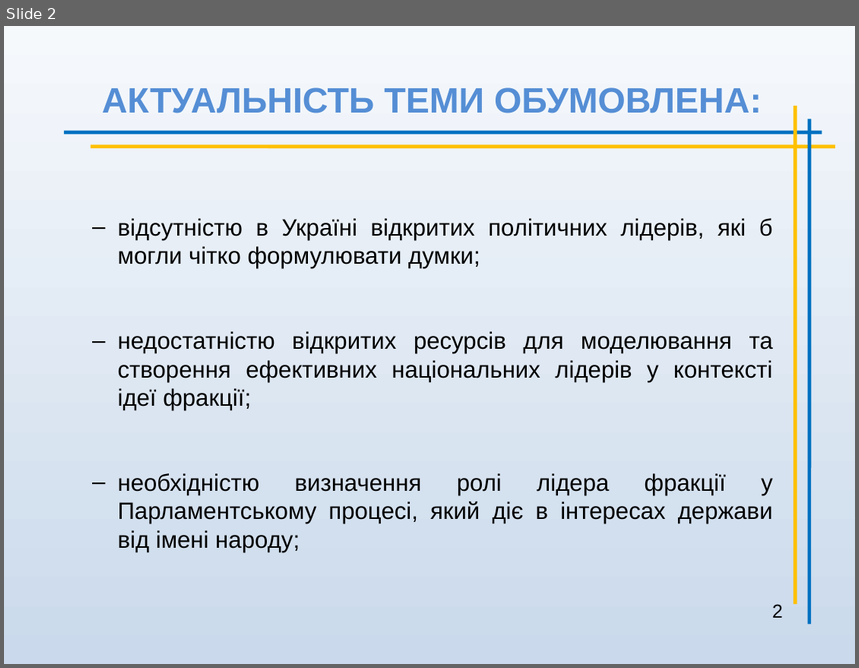
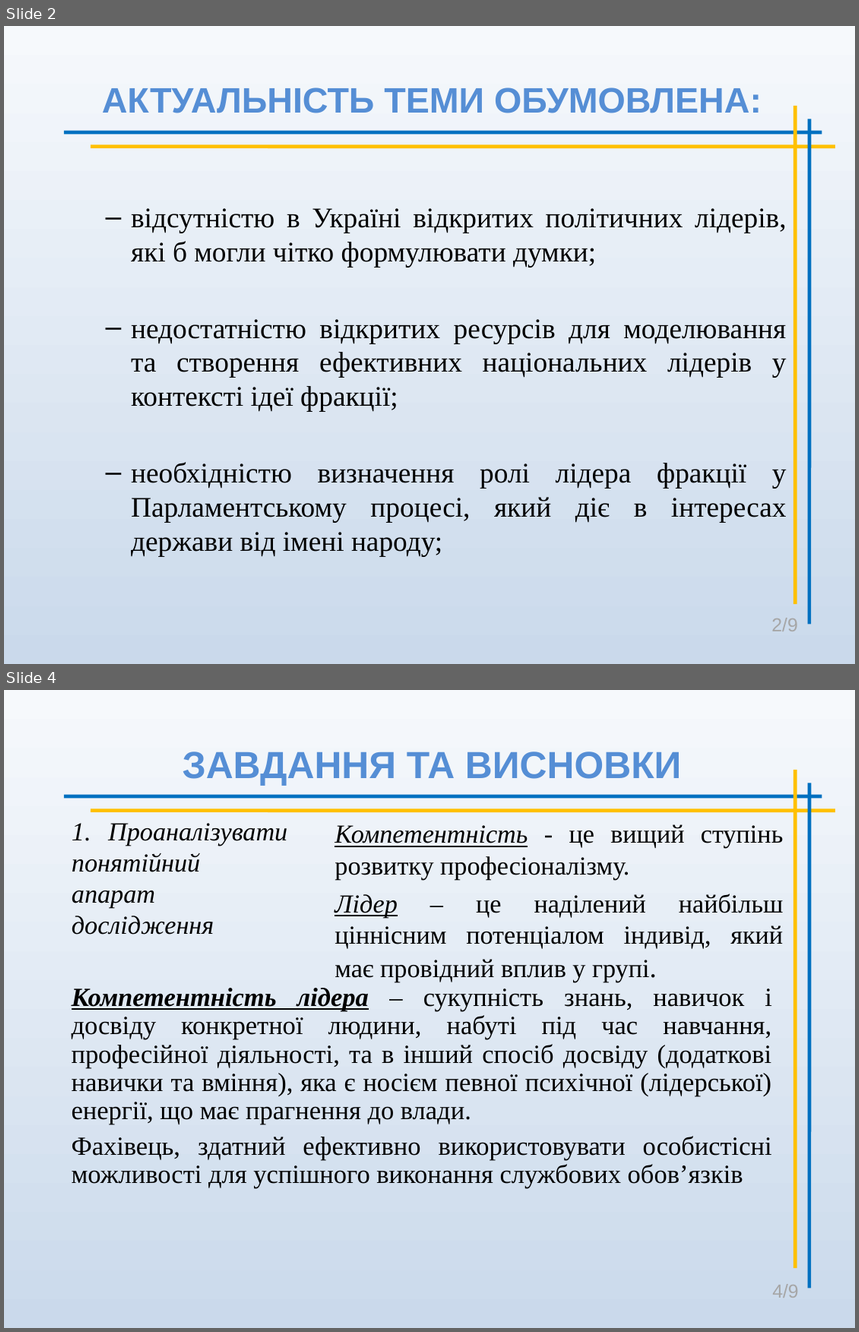
Before and after one commit to koliambrus/diploma, a slide deck: solomakhin.ppt. Shown one above the other, each under a label of ours: slide 2 before the commit, slides 2 and 4 after it; the slides between them are not shown. The pictures are 859x668 and 859x1332 pixels, drawn with LibreOffice and Linux fonts; fonts in the diff are those of the drawing. Boxes give left, top, right and bottom in pixels: in the first picture for what was removed or moved away, otherwise in the second. Text is boxed around its words. In the diff, an @@ line names an element or a change of style, - is before the commit and + after.

```diff
--- a/solomakhin.ppt
+++ b/solomakhin.ppt
@@ slide 4 added at (4, 690, 855, 1328), background gradient #F6F9FC to #CAD9EB @@
@@ title added at (183, 752, 681, 786), 32 pt, text #558ED5, bold @@
+ЗАВДАННЯ ТА ВИСНОВКИ
@@ line added from (796, 1269) to (796, 770), #FFC000 3 pt @@
@@ line added from (63, 796) to (822, 796), #0070C0 3 pt @@
@@ line added from (810, 1288) to (810, 783), #0070C0 3 pt @@
@@ text added at (72, 823, 287, 935), 22 pt, text #000000, italic @@
+1. Проаналізувати понятійний апарат дослідження
@@ line added from (91, 811) to (835, 811), #FFC000 3 pt @@
@@ subtitle added at (335, 825, 784, 983), 22 pt, text #000000 @@
+Компетентність - це вищий ступінь розвитку професіоналізму.
+Лідер – це наділений найбільш ціннісним потенціалом індивід, який має провідний вплив у групі.
@@ text added at (72, 988, 772, 1189), 22.2 pt, text #000000 @@
+Компетентність лідера – сукупність знань, навичок і досвіду конкретної людини, набуті під час навчання, професійної діяльності, та в інший спосіб досвіду (додаткові навички та вміння), яка є носієм певної психічної (лідерської) енергії, що має прагнення до влади.
+Фахівець, здатний ефективно використовувати особистісні можливості для успішного виконання службових обов’язків
@@ page number added at (772, 1284, 798, 1298), 16 pt, text #A6A6A6 @@
+4/9
@@ slide 2 changed as well @@
@@ subtitle "відсутністю в Україні відкритих політичних ...": place and size @@
-subtitle "відсутністю в Україні відкритих політичних ..." at (118, 218, 773, 553)
+subtitle "відсутністю в Україні відкритих політичних ..." at (131, 208, 787, 556)
@@ subtitle "відсутністю в Україні відкритих політичних ..." at (131, 208, 787, 556): size 20 to 24 pt, font Arial to Times New Roman @@
@@ text at (772, 618, 797, 632): text changed; text colour #000000 to #A6A6A6 @@
-2
+2/9
```
Also in this commit, not shown: 5 other slides changed, 2 other slides added, 3 slides removed, 2 other files.
